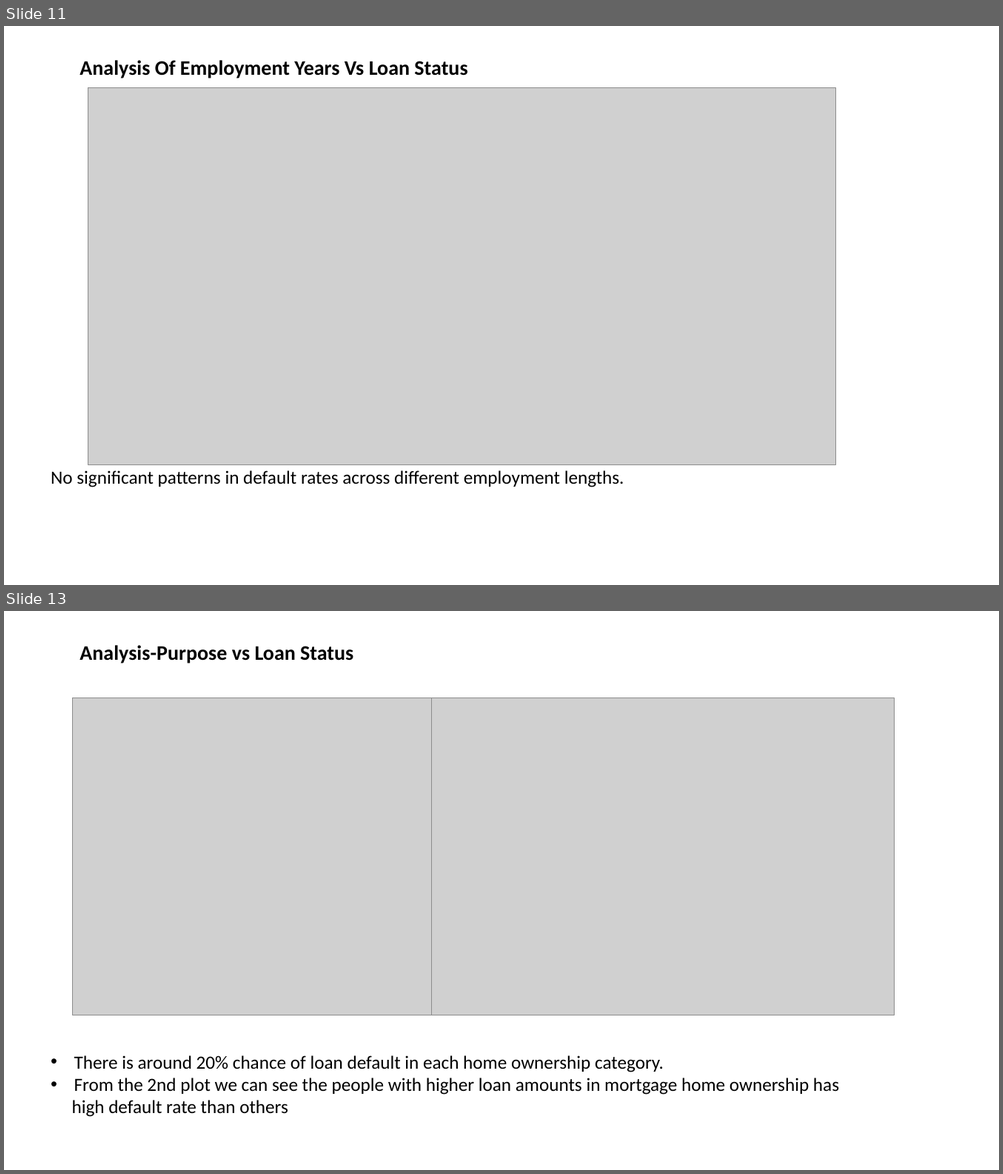
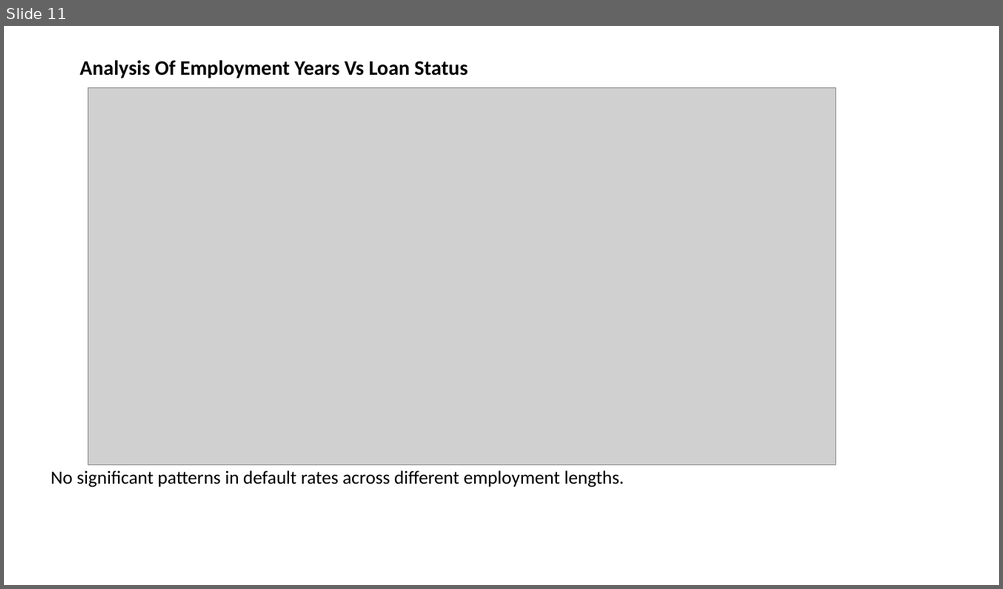
Before and after one commit to mkomera/Lending_ClubCase_Study, a slide deck: Lending_Club_Case_study.pptx. Shown one above the other, each under a label of ours: slides 11 and 13 before the commit, slide 11 after it; the slides between them are not shown. The pictures are 1003x1174 and 1003x589 pixels, drawn with LibreOffice and Linux fonts; fonts in the diff are those of the drawing; grey boxes stand for pictures. Boxes give left, top, right and bottom in pixels: in the first picture for what was removed or moved away, otherwise in the second. Text is boxed around its words. In the diff, an @@ line names an element or a change of style, - is before the commit and + after.

```diff
--- a/Lending_Club_Case_study.pptx
+++ b/Lending_Club_Case_study.pptx
@@ slide 13 removed at [4, 611, 999, 1170], background #FFFFFF @@
@@ title removed at [79, 645, 353, 664] @@
-Analysis-Purpose vs Loan Status
@@ picture removed at [73, 698, 500, 1015] @@
@@ picture removed at [432, 698, 894, 1015] @@
@@ text removed at [72, 1056, 839, 1117] @@
-• There is around 20% chance of loan default in each home ownership category.
-• From the 2nd plot we can see the people with higher loan amounts in mortgage home ownership has
-high default rate than others
```
Also in this commit, not shown: 3 slides changed, 2 slides added.
